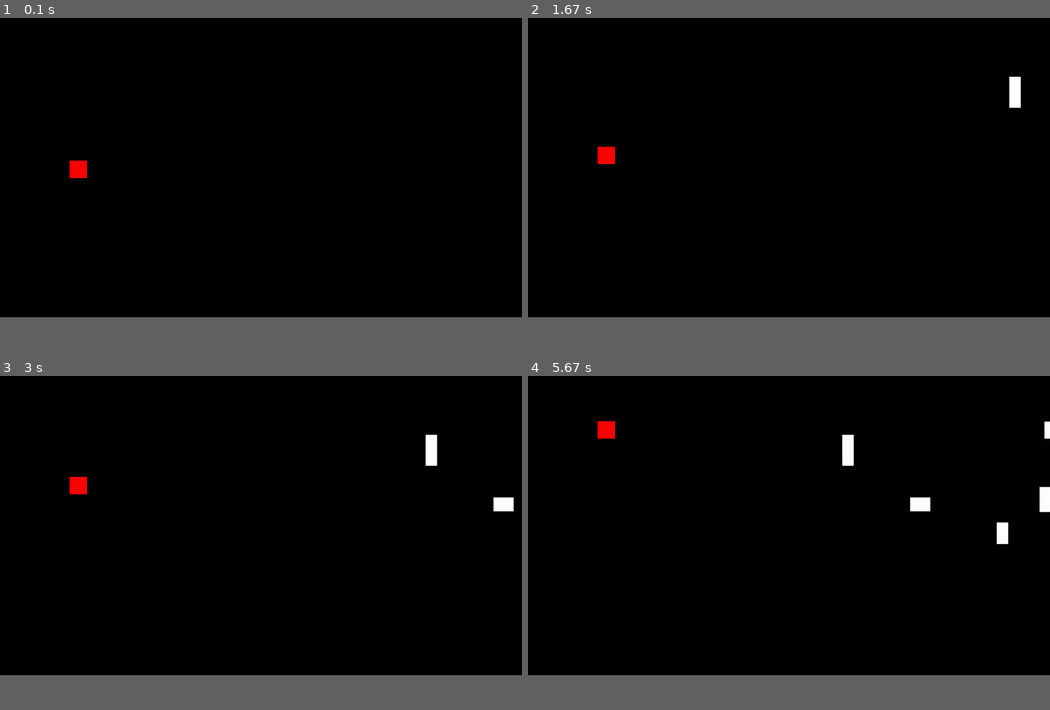
Above: before the commit, frames 1-4 (two rows, left to right).
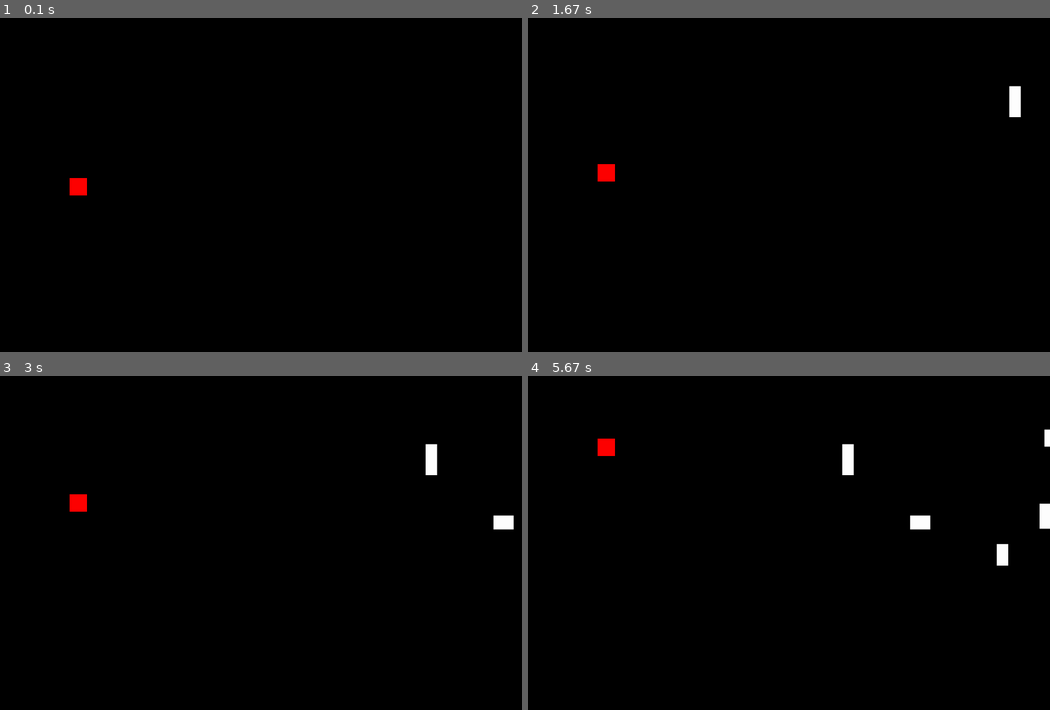
Above: after the commit, the same moments.

Repository: sd18spring/InteractiveProgramming
Game: pygame game, started from game_tutorial.py
Same seed, same stepped clock (60 frames per second), same inputs: the game is played once before the commit and once after it.
Inputs (mouse positions are in pixels of both pictures, inside the frame that each line leads up to):
- Up to frame 1 (0.1 s): no input
- Up to frame 2 (1.67 s): click (789, 178) at 0.38 s; tap Enter at 0.67 s; click (627, 124) at 1.05 s; click (982, 301) at 1.38 s
- Up to frame 3 (3 s): click (271, 419) at 1.72 s; click (234, 626) at 2.05 s; click (245, 476) at 2.38 s; click (187, 462) at 2.72 s
- Up to frame 4 (5.67 s): click (924, 506) at 3.05 s; click (950, 526) at 3.38 s; click (898, 476) at 3.72 s; click (637, 469) at 4.05 s; click (809, 522) at 4.38 s; click (637, 512) at 4.72 s; click (710, 636) at 5.05 s; click (632, 663) at 5.38 s
In our replay, the window is 900x540 before the commit and 900x600 after it. These sizes can differ from the game's own. Grey fills any space a smaller window leaves; there, only what the larger window draws over its background counts as a difference.

The runs differ from the first frame. In frame 1, 0.3% of the frame differs, in the area x 13-17%, y 42-54%; in frame 2, 0.5%; in frame 3, 0.8%; in frame 4, 1.4%, in the area x 13-100%, y 13-57%.

Commit message:
Separated for organization

Diff:
--- /dev/null
+++ b/classes.py
@@ -0,0 +1,80 @@
+import pygame, sys, random
+from pygame.locals import *
+
+SCREENWIDTH = 1500
+SCREENHEIGHT = 1000
+
+class Block(pygame.sprite.Sprite):
+    def __init__(self, screen, color, width, height):
+        super().__init__()
+        self.image = pygame.Surface((width, height))
+        self.image.fill(color)
+        self.screen = screen
+        self.rect = self.image.get_rect()
+        self.speedx = 2
+
+    def update(self):
+        self.rect.left -= self.speedx
+        if self.rect.right < 0:
+            x_displacement = random.randint(0, SCREENWIDTH*2)
+            self.rect.x = (SCREENWIDTH + x_displacement)
+            self.rect.y = random.randrange(SCREENHEIGHT - 150)
+
+
+class Player(pygame.sprite.Sprite):
+    def __init__(self, screen, color, size, increment):
+        super().__init__()
+        self.image = pygame.Surface((size, size))
+        self.size = size
+        self.image.fill(color)
+        self.screen = screen
+        self.rect = self.image.get_rect()
+        self.increment = increment
+
+    def on_event(self, event):
+        if event.type == KEYDOWN:
+
+            if self.rect.y > SCREENHEIGHT-(self.size + self.increment):
+                self.rect.y = SCREENHEIGHT - self.size
+            elif self.rect.y < SCREENHEIGHT- self.size:
+                self.rect.y += self.increment
+
+
+
+        elif event.type == MOUSEBUTTONDOWN:
+            if self.rect.y < self.increment:
+                self.rect.y = 0
+            elif self.rect.y > 0:
+                self.rect.y -= self.increment
+
+    def collide(self, obstacles, score):
+        if pygame.sprite.spritecollide(self, obstacles, False):
+            print(int(score))
+            pygame.quit()
+            sys.exit()
+
+
+
+class Game:
+    def __init__(self, num_blocks, player_color=(255, 0, 0)):
+        pygame.init()
+
+        self.mainSurface = pygame.display.set_mode((SCREENWIDTH, SCREENHEIGHT), 0, 32)
+        pygame.display.set_caption("Collision Game")
+        self.blocksGroup = pygame.sprite.Group()
+        self.player_group = pygame.sprite.Group()
+        self.score = 0
+
+        for i in range(num_blocks):
+            height = random.randint(30, 150)
+            weight = random.randint(30, 150)
+            myBlock = Block(mainSurface, (255, 255, 255), weight, height)
+            x_displacement = random.randint(0, SCREENWIDTH)
+            myBlock.rect.x = (SCREENWIDTH + x_displacement)
+            myBlock.rect.y = random.randrange(SCREENHEIGHT - 150)
+            self.blocksGroup.add(myBlock)
+
+        self.player = Player(mainSurface, player_color, 50, 20)
+        self.player.rect.x = 200
+        self.player.rect.y = 0.5*SCREENHEIGHT
+        self.player_group.add(player)
--- /dev/null
+++ b/functions.py
@@ -0,0 +1,48 @@
+import pygame, sys, random
+from pygame.locals import *
+from classes import Player, Block
+
+SCREENWIDTH = 1500
+SCREENHEIGHT = 1000
+
+def main():
+    pygame.init()
+
+    mainSurface = pygame.display.set_mode((SCREENWIDTH, SCREENHEIGHT), 0, 32)
+    pygame.display.set_caption("Collision Game")
+    blocksGroup = pygame.sprite.Group()
+    player_group = pygame.sprite.Group()
+    score = 0
+
+    for i in range(10):
+        height = random.randint(30, 150)
+        weight = random.randint(30, 150)
+        myBlock = Block(mainSurface, (255, 255, 255), weight, height)
+        x_displacement = random.randint(0, SCREENWIDTH)
+        myBlock.rect.x = (SCREENWIDTH + x_displacement)
+        myBlock.rect.y = random.randrange(SCREENHEIGHT - 150)
+        blocksGroup.add(myBlock)
+
+    player = Player(mainSurface, (255, 0, 0), 50, 20)
+    player.rect.x = 200
+    player.rect.y = 0.5*SCREENHEIGHT
+    player_group.add(player)
+
+
+    while True:
+        for event in pygame.event.get():
+            if event.type == QUIT:
+                print(score)
+                pygame.quit()
+                sys.exit()
+
+            player.on_event(event)
+        mainSurface.fill((0, 0, 0))
+
+        player.collide(blocksGroup, score)
+
+        player_group.draw(mainSurface)
+        blocksGroup.update()
+        blocksGroup.draw(mainSurface)
+        pygame.display.update()
+        score += .01
--- a/game_tutorial.py
+++ b/game_tutorial.py
@@ -1,12 +1,12 @@
 """
 List of things we used so far: Brian Wilkinson (Youtube video about...sprites and stuff)
 """
-import pygame
+import pygame, sys
 from pygame.locals import *
 import random
 
 SCREENWIDTH = 1500
-SCREENHEIGHT = 900
+SCREENHEIGHT = 1000
 
 def main():
     pygame.init()
@@ -15,6 +15,7 @@
     pygame.display.set_caption("Yes I do.")
     blocksGroup = pygame.sprite.Group()
     player_group = pygame.sprite.Group()
+    score = 0
 
     for i in range(10):
         height = random.randint(30, 150)
@@ -34,18 +35,20 @@
     while True:
         for event in pygame.event.get():
             if event.type == QUIT:
+                print(score)
                 pygame.quit()
                 sys.exit()
 
             player.on_event(event)
         mainSurface.fill((0, 0, 0))
 
-        player.collide(blocksGroup)
+        player.collide(blocksGroup, score)
 
         player_group.draw(mainSurface)
         blocksGroup.update()
         blocksGroup.draw(mainSurface)
         pygame.display.update()
+        score += .01
 
 
 class Block(pygame.sprite.Sprite):
@@ -75,13 +78,23 @@
 
     def on_event(self, event):
         if event.type == KEYDOWN:
-            self.rect.y += 20
+
+            if self.rect.y > SCREENHEIGHT-75:
+                self.rect.y = SCREENHEIGHT - 50
+            elif self.rect.y < SCREENHEIGHT- 50:
+                self.rect.y += 20
+
+
 
         elif event.type == MOUSEBUTTONDOWN:
-            self.rect.y -= 20
+            if self.rect.y < 25:
+                self.rect.y = 0
+            elif self.rect.y > 0:
+                self.rect.y -= 20
 
-    def collide(self, obstacles):
+    def collide(self, obstacles, score):
         if pygame.sprite.spritecollide(self, obstacles, False):
+            print(int(score))
             pygame.quit()
             sys.exit()
 
--- /dev/null
+++ b/main.py
@@ -0,0 +1,9 @@
+import pygame, sys
+from pygame.locals import *
+import random
+from classes import Player, Block
+from functions import main
+
+
+
+main()
